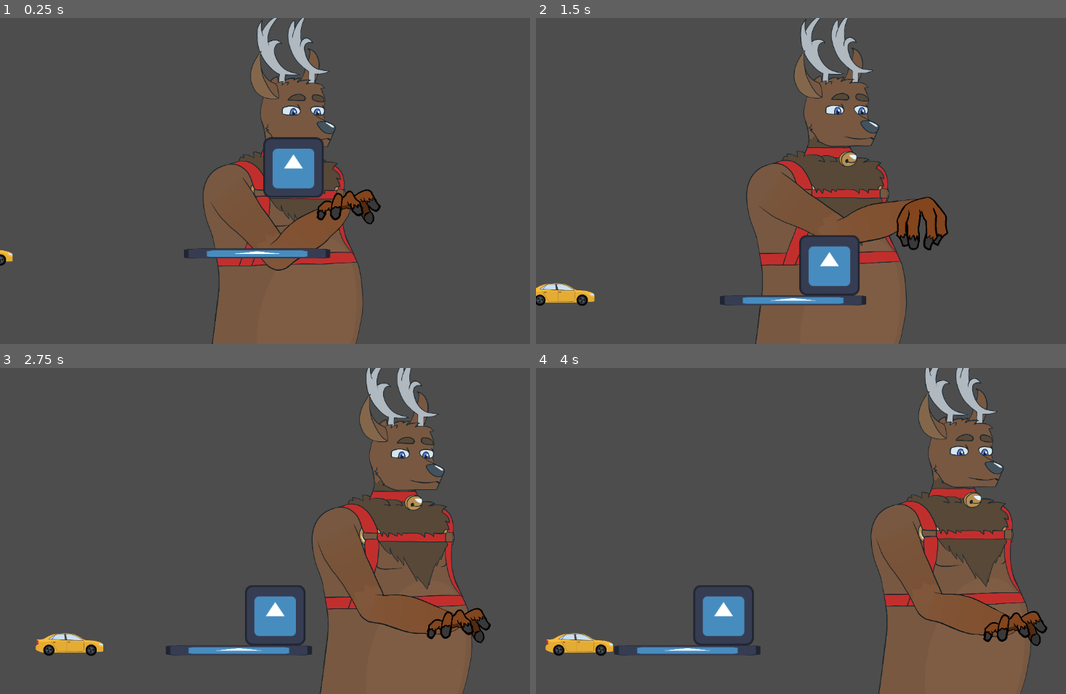
Above: before the commit, frames 1-4 (two rows, left to right).
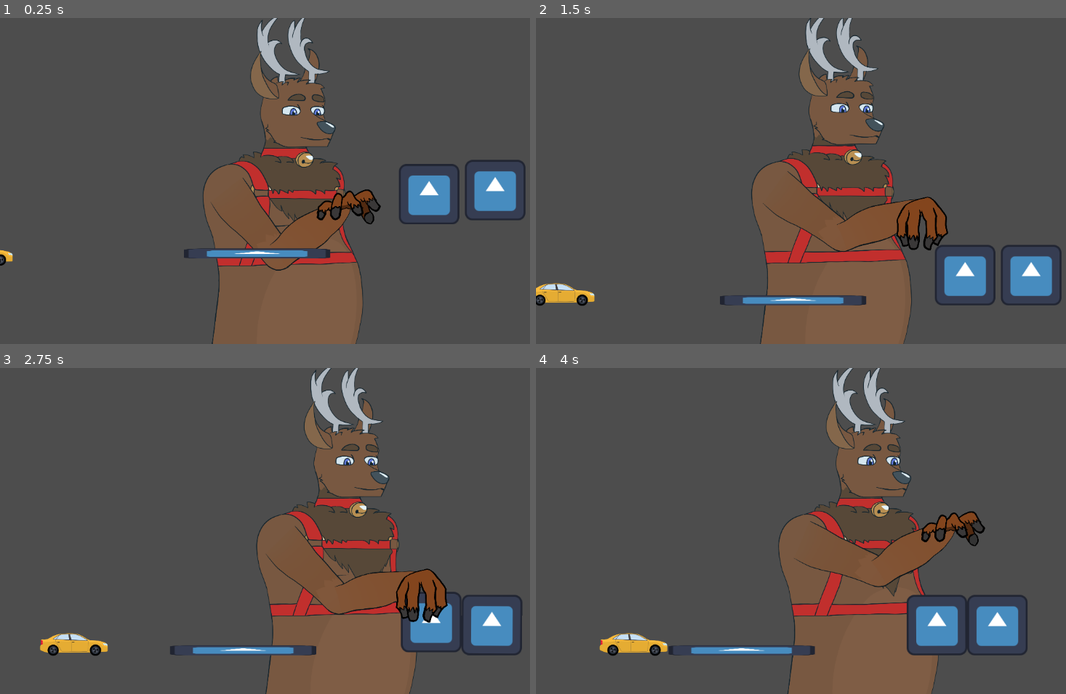
Above: after the commit, the same moments.

Repository: heliguy4599/bighand
Game: Godot game, scene res://world.tscn
Two runs of this game, one before a commit and one after it. Both use one fixed random seed, a clock stepped at 60 frames per second and the inputs below. The engine's default icon, where the game draws it, is replaced by a stand-in: a white triangle on a blue panel in a dark square.
Inputs:
- Up to frame 1 (0.25 s): no input
- Up to frame 2 (1.5 s): hold D (move_right) 0.53-1.28 s; hold E (grab) 0.53-1.28 s; hold S (move_down) from 1.28 s (still down); tap E (grab) at 1.35 s
- Up to frame 3 (2.75 s): release S (move_down) at 2.03 s; hold D (move_right) from 2.03 s (still down); hold E (grab) from 2.03 s (still down)
- Up to frame 4 (4 s): release D (move_right) at 2.78 s; release E (grab) at 2.78 s; hold W (move_up) 2.78-3.53 s; tap E (grab) at 2.85 s; hold A (move_left) from 3.53 s (still down); hold E (grab) from 3.53 s (still down)

The runs differ from the first frame. In frame 1, 4.5% of the frame differs, in the area x 49-100%, y 36-64%; in frame 2, 9.6%; in frame 3, 23%; in frame 4, 31%, in the area x 1-97%, y 0-100%.

Commit message:
Changing grabbing and other things

Diff:
--- a/car.gd
+++ b/car.gd
@@ -8,11 +8,8 @@
 
 func _ready() -> void:
 	body_entered.connect(func(body: Node):
-		if not speed < 0:
-			if body is Hand:
-				on_hand_collision()
-			elif body is Pickupable and body.hand != null:
-				on_hand_collision()
+		if not speed < 0 and body is Hand:
+			on_hand_collision()
 	)
 
 
@@ -26,7 +23,6 @@
 
 
 func _physics_process(delta: float) -> void:
-	super._physics_process(delta)
 	if on_ground:
 		if linear_velocity.x > speed:
 			apply_central_force(Vector2(-ACCEL * mass, 0))
--- a/heli_character/body.tscn
+++ b/heli_character/body.tscn
@@ -96,5 +96,5 @@
 
 [node name="BobbingPlayer" type="AnimationPlayer" parent="."]
 libraries = {
-"": SubResource("AnimationLibrary_38760")
+&"": SubResource("AnimationLibrary_38760")
 }
--- a/heli_character/hand.gd
+++ b/heli_character/hand.gd
@@ -15,14 +15,16 @@
 var is_visually_grabbed := false
 
 
-@onready var pickup_area: Area2D = $PickupArea
+@onready var pickup_area_group: Node2D = $PickupAreaGroup
+@onready var laregest_pickup_area: Area2D = $PickupAreaGroup/PickupArea2
 @onready var hand_open_back: Sprite2D = $HandOpenBack
 @onready var hand_open_front: Sprite2D = $HandOpenFront
 @onready var hand_closed_front: Sprite2D = $HandClosedFront
+@onready var joints: Array[PinJoint2D] = [$PinJoint2DLeft, $PinJoint2DRight]
 
 
 func _ready() -> void:
-	pickup_area.body_exited.connect(func(body):
+	laregest_pickup_area.body_exited.connect(func(body):
 		if body == grabbed_object:
 			ungrab()
 	)
@@ -39,7 +41,10 @@
 func _physics_process(delta: float) -> void:
 	var input := Input.get_vector("move_left", "move_right", "move_up", "move_down")
 	var desired_speed := input * SPEED
-	apply_central_force((desired_speed - linear_velocity) * ACCEL * mass)
+	var effective_mass := mass
+	if grabbed_object != null:
+		effective_mass += grabbed_object.mass
+	apply_central_force((desired_speed - linear_velocity) * ACCEL * effective_mass)
 	body.point_to_hand(global_position)
 	if to_be_grabbed != null:
 		to_be_grabbed.modulate = Color.WHITE
@@ -50,14 +55,20 @@
 	if grabbed_object != null or is_visually_grabbed:
 		return null
 
-	var bodies := pickup_area.get_overlapping_bodies()
-	if bodies.is_empty():
-		return null
+	#var bodies := pickup_area.get_overlapping_bodies()
+	var pickup_areas := pickup_area_group.get_children()
+	for area in pickup_areas:
+		if area is Area2D:
+			var bodies: Array[Node2D] = area.get_overlapping_bodies()
+			if bodies.is_empty():
+				continue
 
-	for _body in bodies:
-		if _body is Pickupable:
-			_body.modulate = Color(1, 0.621, 0.621)
-			return _body
+			for body in bodies:
+				if not body is Pickupable:
+					continue
+
+				body.modulate = Color(1, 0.621, 0.621)
+				return body
 
 	return null
 
@@ -68,7 +79,11 @@
 		return
 
 	grabbed_object = to_be_grabbed
-	to_be_grabbed.grab(self)
+	grabbed_object.gravity_scale = 0.0
+	for joint in joints:
+		joint.node_b = grabbed_object.get_path()
+
+	to_be_grabbed.grab()
 	set_visual_grab(true)
 
 
@@ -76,9 +91,12 @@
 	if grabbed_object == null:
 		return
 
+	for joint in joints:
+		joint.node_b = get_path()
+
 	grabbed_object.ungrab()
+	grabbed_object.gravity_scale = 1.0
 	grabbed_object = null
-
 	set_visual_grab(false)
 
 
--- a/heli_character/hand.tscn
+++ b/heli_character/hand.tscn
@@ -10,15 +10,33 @@
 
 [sub_resource type="CapsuleShape2D" id="CapsuleShape2D_hy6vr"]
 radius = 5.0
-height = 66.0
+height = 86.0
 
-[sub_resource type="CircleShape2D" id="CircleShape2D_rxy4v"]
-radius = 44.0114
+[sub_resource type="CircleShape2D" id="CircleShape2D_iybpy"]
+radius = 9.0
+
+[sub_resource type="CircleShape2D" id="CircleShape2D_fmmoc"]
+radius = 14.0
+
+[sub_resource type="CircleShape2D" id="CircleShape2D_gh4fe"]
+radius = 19.0
+
+[sub_resource type="CircleShape2D" id="CircleShape2D_0gdkt"]
+radius = 24.0
+
+[sub_resource type="CircleShape2D" id="CircleShape2D_tdb46"]
+radius = 29.0
+
+[sub_resource type="CircleShape2D" id="CircleShape2D_tlu1t"]
+radius = 34.0
+
+[sub_resource type="CircleShape2D" id="CircleShape2D_ygwjo"]
+radius = 39.0
 
 [node name="Hand" type="RigidBody2D"]
 collision_layer = 15
 collision_mask = 11
-mass = 646.0
+mass = 2500.0
 physics_material_override = SubResource("PhysicsMaterial_gn6bq")
 gravity_scale = 0.0
 lock_rotation = true
@@ -52,11 +70,77 @@
 rotation = 1.57079
 shape = SubResource("CapsuleShape2D_hy6vr")
 
-[node name="PickupArea" type="Area2D" parent="."]
+[node name="PickupAreaGroup" type="Node2D" parent="."]
+
+[node name="PickupArea8" type="Area2D" parent="PickupAreaGroup"]
 collision_layer = 0
 collision_mask = 9
 
-[node name="CollisionShape2D" type="CollisionShape2D" parent="PickupArea"]
+[node name="CollisionShape2D" type="CollisionShape2D" parent="PickupAreaGroup/PickupArea8"]
 z_index = 100
-position = Vector2(2, 41)
-shape = SubResource("CircleShape2D_rxy4v")
+position = Vector2(2, 6)
+shape = SubResource("CircleShape2D_iybpy")
+
+[node name="PickupArea7" type="Area2D" parent="PickupAreaGroup"]
+collision_layer = 0
+collision_mask = 9
+
+[node name="CollisionShape2D" type="CollisionShape2D" parent="PickupAreaGroup/PickupArea7"]
+z_index = 100
+position = Vector2(2, 11)
+shape = SubResource("CircleShape2D_fmmoc")
+
+[node name="PickupArea6" type="Area2D" parent="PickupAreaGroup"]
+collision_layer = 0
+collision_mask = 9
+
+[node name="CollisionShape2D" type="CollisionShape2D" parent="PickupAreaGroup/PickupArea6"]
+z_index = 100
+position = Vector2(2, 16)
+shape = SubResource("CircleShape2D_gh4fe")
+
+[node name="PickupArea5" type="Area2D" parent="PickupAreaGroup"]
+collision_layer = 0
+collision_mask = 9
+
+[node name="CollisionShape2D" type="CollisionShape2D" parent="PickupAreaGroup/PickupArea5"]
+z_index = 100
+position = Vector2(2, 21)
+shape = SubResource("CircleShape2D_0gdkt")
+
+[node name="PickupArea4" type="Area2D" parent="PickupAreaGroup"]
+collision_layer = 0
+collision_mask = 9
+
+[node name="CollisionShape2D" type="CollisionShape2D" parent="PickupAreaGroup/PickupArea4"]
+z_index = 100
+position = Vector2(2, 26)
+shape = SubResource("CircleShape2D_tdb46")
+
+[node name="PickupArea3" type="Area2D" parent="PickupAreaGroup"]
+collision_layer = 0
+collision_mask = 9
+
+[node name="CollisionShape2D" type="CollisionShape2D" parent="PickupAreaGroup/PickupArea3"]
+z_index = 100
+position = Vector2(2, 31)
+shape = SubResource("CircleShape2D_tlu1t")
+
+[node name="PickupArea2" type="Area2D" parent="PickupAreaGroup"]
+collision_layer = 0
+collision_mask = 9
+
+[node name="CollisionShape2D" type="CollisionShape2D" parent="PickupAreaGroup/PickupArea2"]
+z_index = 100
+position = Vector2(2, 36)
+shape = SubResource("CircleShape2D_ygwjo")
+
+[node name="PinJoint2DLeft" type="PinJoint2D" parent="."]
+position = Vector2(-41, 0)
+node_a = NodePath("..")
+node_b = NodePath("..")
+
+[node name="PinJoint2DRight" type="PinJoint2D" parent="."]
+position = Vector2(45, 0)
+node_a = NodePath("..")
+node_b = NodePath("..")
--- a/pickupable.gd
+++ b/pickupable.gd
@@ -2,36 +2,7 @@
 extends RigidBody2D
 
 
-const LINEAR_GRAB_FORCE := 300.0
-const LINEAR_DAMP := 10.0
-const ANGULAR_GRAB_FROCE := 300000.0
-const ANGULAR_DAMP := 10.0
-
-var offset := Vector2(0, 0)
-var hand: Hand = null
-var last_rotation := 0.0
+func grab(): pass
 
 
-func _physics_process(_delta: float) -> void:
-	if hand == null:
-		return
-
-	var desired_position := hand.position + offset
-	var distance_difference := desired_position - position
-	var linear_force := distance_difference * LINEAR_GRAB_FORCE * mass
-	apply_central_force(linear_force)
-
-	var angular_force := angle_difference(rotation, last_rotation) * ANGULAR_GRAB_FROCE * mass
-	apply_torque(angular_force)
-
-func grab(p_hand: Hand):
-	hand = p_hand
-	offset = position - hand.position
-	last_rotation = rotation
-	linear_damp = LINEAR_DAMP
-	angular_damp = ANGULAR_DAMP
-
-func ungrab():
-	hand = null
-	linear_damp = 0
-	angular_damp = 0
+func ungrab(): pass
--- a/world.tscn
+++ b/world.tscn
@@ -11,6 +11,7 @@
 friction = 0.0
 
 [sub_resource type="WorldBoundaryShape2D" id="WorldBoundaryShape2D_vbkwr"]
+normal = Vector2(2.53518e-06, -1)
 
 [sub_resource type="WorldBoundaryShape2D" id="WorldBoundaryShape2D_11jc7"]
 
@@ -33,7 +34,7 @@
 position = Vector2(367, 0)
 
 [node name="Ceiling" type="StaticBody2D" parent="."]
-position = Vector2(0, -292)
+position = Vector2(0, -261)
 collision_layer = 2
 collision_mask = 2
 physics_material_override = SubResource("PhysicsMaterial_nu5gv")
@@ -54,8 +55,11 @@
 z_index = 1
 position = Vector2(-236, 113)
 
+[node name="BridgeStructure2" parent="." instance=ExtResource("5_xk8r5")]
+position = Vector2(788, -10)
+
 [node name="BridgeStructure" parent="." instance=ExtResource("5_xk8r5")]
-position = Vector2(388, -55)
+position = Vector2(657, -2)
 
 [node name="BridgeDeck" parent="." instance=ExtResource("6_qeoyx")]
 position = Vector2(316, 116)
Not shown: 1 places in heli_character/hand.tscn that only renumber resources
